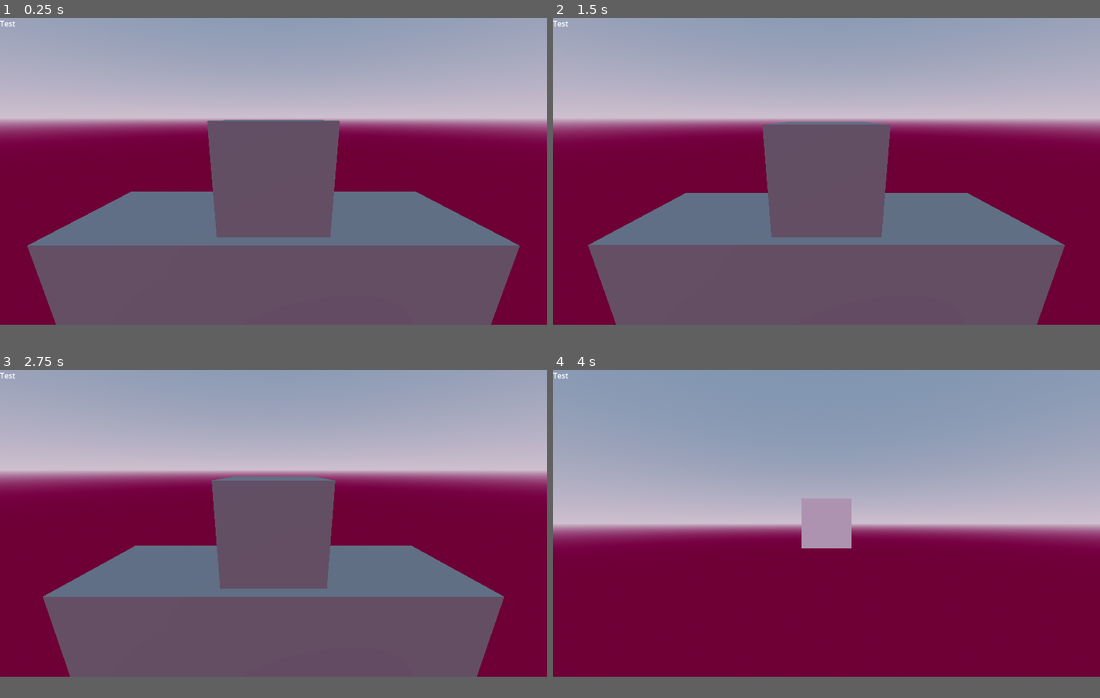
Above: before the commit, frames 1-4 (two rows, left to right).
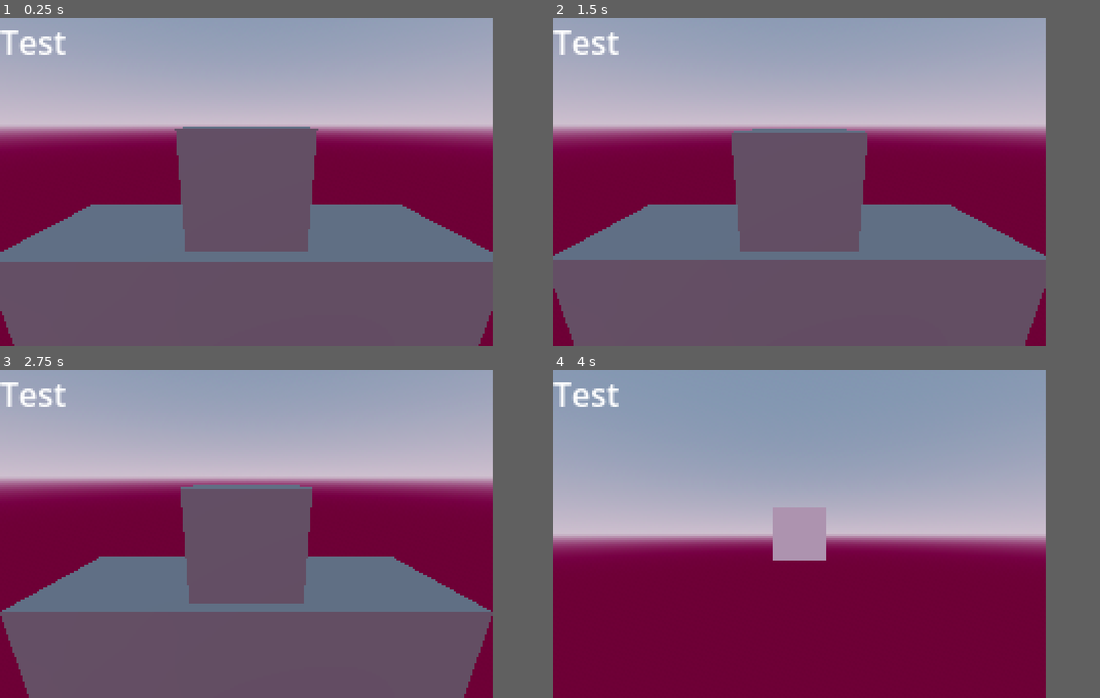
Above: after the commit, the same moments.

Repository: crayonmelon/BossFightGame
Game: Godot game, scene res://Scenes/test.tscn
Same seed, same stepped clock (60 frames per second), same inputs: the game is played once before the commit and once after it.
Inputs (mouse positions are in pixels of both pictures, inside the frame that each line leads up to):
- Up to frame 1 (0.25 s): no input
- Up to frame 2 (1.5 s): move the mouse to (946, 155) at 0.52 s; press the mouse at (946, 155) at 0.53 s; move the mouse to (717, 185) at 1.27 s; release the mouse at (717, 185) at 1.28 s; click (717, 185) at 1.35 s
- Up to frame 3 (2.75 s): move the mouse to (328, 455) at 2.02 s; press the mouse at (328, 455) at 2.03 s
- Up to frame 4 (4 s): move the mouse to (799, 583) at 2.77 s; release the mouse at (799, 583) at 2.78 s; click (799, 583) at 2.85 s; move the mouse to (990, 570) at 3.52 s; press the mouse at (990, 570) at 3.53 s
The window is 799x449 before the commit and 720x480 after it. Grey fills any space a smaller window leaves; there, only what the larger window draws over its background counts as a difference.

The runs differ from the first frame. In frame 1, 21% of the frame differs, in the area x 0-100%, y 0-100%; in frame 2, 21%; in frame 3, 21%; in frame 4, 13%.

Commit message:
transition effects added

Diff:
--- a/Scenes/GAMEMANAGER.tscn
+++ b/Scenes/GAMEMANAGER.tscn
@@ -19,20 +19,40 @@
 tonemap_mode = 2
 glow_enabled = true
 
-[sub_resource type="Animation" id="Animation_7hdhh"]
-resource_name = "TransistionEffect"
-length = 3.0
+[sub_resource type="Animation" id="Animation_yb5o8"]
+length = 0.001
 tracks/0/type = "value"
 tracks/0/imported = false
 tracks/0/enabled = true
-tracks/0/path = NodePath("MainArea:scale")
+tracks/0/path = NodePath("SubViewport:size")
 tracks/0/interp = 1
 tracks/0/loop_wrap = true
 tracks/0/keys = {
-"times": PackedFloat32Array(0, 0.2, 0.4, 0.6, 0.8, 1, 1.2, 1.4, 1.6, 1.8, 2, 2.2, 2.4, 2.6, 2.8, 3, 3.2, 3.4),
-"transitions": PackedFloat32Array(1, 1, 1, 1, 1, 1, 1, 1, 1, 1, 1, 1, 1, 1, 1, 1, 1, 1),
+"times": PackedFloat32Array(0),
+"transitions": PackedFloat32Array(1),
+"update": 1,
+"values": [Vector2i(240, 160)]
+}
+
+[sub_resource type="Animation" id="Animation_m304o"]
+resource_name = "transition_anim"
+tracks/0/type = "value"
+tracks/0/imported = false
+tracks/0/enabled = true
+tracks/0/path = NodePath("SubViewport:size")
+tracks/0/interp = 1
+tracks/0/loop_wrap = true
+tracks/0/keys = {
+"times": PackedFloat32Array(0.4, 0.5, 0.6),
+"transitions": PackedFloat32Array(1, 2, 1),
 "update": 0,
-"values": [Vector3(1, 1, 1), Vector3(1.1, 1.1, 1.1), Vector3(1, 1, 1), Vector3(1.1, 1.1, 1.1), Vector3(1, 1, 1), Vector3(1.1, 1.1, 1.1), Vector3(1, 1, 1), Vector3(1.1, 1.1, 1.1), Vector3(1, 1, 1), Vector3(1.1, 1.1, 1.1), Vector3(1, 1, 1), Vector3(1.1, 1.1, 1.1), Vector3(1, 1, 1), Vector3(1.1, 1.1, 1.1), Vector3(1, 1, 1), Vector3(1.1, 1.1, 1.1), Vector3(1, 1, 1), Vector3(1.1, 1.1, 1.1)]
+"values": [Vector2i(240, 160), Vector2i(6, 4), Vector2i(240, 160)]
+}
+
+[sub_resource type="AnimationLibrary" id="AnimationLibrary_t8a7j"]
+_data = {
+"RESET": SubResource("Animation_yb5o8"),
+"transition_anim": SubResource("Animation_m304o")
 }
 
 [sub_resource type="Animation" id="Animation_41c6y"]
@@ -48,6 +68,22 @@
 "transitions": PackedFloat32Array(1),
 "update": 0,
 "values": [Vector3(1, 1, 1)]
+}
+
+[sub_resource type="Animation" id="Animation_7hdhh"]
+resource_name = "TransistionEffect"
+length = 3.0
+tracks/0/type = "value"
+tracks/0/imported = false
+tracks/0/enabled = true
+tracks/0/path = NodePath("MainArea:scale")
+tracks/0/interp = 1
+tracks/0/loop_wrap = true
+tracks/0/keys = {
+"times": PackedFloat32Array(0, 0.2, 0.4, 0.6, 0.8, 1, 1.2, 1.4, 1.6, 1.8, 2, 2.2, 2.4, 2.6, 2.8, 3, 3.2, 3.4),
+"transitions": PackedFloat32Array(1, 1, 1, 1, 1, 1, 1, 1, 1, 1, 1, 1, 1, 1, 1, 1, 1, 1),
+"update": 0,
+"values": [Vector3(1, 1, 1), Vector3(1.1, 1.1, 1.1), Vector3(1, 1, 1), Vector3(1.1, 1.1, 1.1), Vector3(1, 1, 1), Vector3(1.1, 1.1, 1.1), Vector3(1, 1, 1), Vector3(1.1, 1.1, 1.1), Vector3(1, 1, 1), Vector3(1.1, 1.1, 1.1), Vector3(1, 1, 1), Vector3(1.1, 1.1, 1.1), Vector3(1, 1, 1), Vector3(1.1, 1.1, 1.1), Vector3(1, 1, 1), Vector3(1.1, 1.1, 1.1), Vector3(1, 1, 1), Vector3(1.1, 1.1, 1.1)]
 }
 
 [sub_resource type="AnimationLibrary" id="AnimationLibrary_h27nq"]
@@ -71,18 +107,45 @@
 
 [node name="LevelContainer" type="Node" parent="."]
 
+[node name="CanvasLayer" type="CanvasLayer" parent="."]
+
+[node name="RichTextLabel" type="RichTextLabel" parent="CanvasLayer"]
+offset_right = 40.0
+offset_bottom = 40.0
+text = "Test"
+
 [node name="LevelArea" type="Node3D" parent="."]
 
-[node name="Camera3D" type="Camera3D" parent="LevelArea"]
+[node name="MainCamera" type="Camera3D" parent="LevelArea"]
 transform = Transform3D(1, 0, 0, 0, 0.965926, 0.258819, 0, -0.258819, 0.965926, 0, 1.75983, 4.22526)
 current = true
 
-[node name="SubViewport" type="SubViewport" parent="LevelArea/Camera3D"]
+[node name="SubViewport" type="SubViewport" parent="LevelArea/MainCamera"]
 
-[node name="RichTextLabel" type="RichTextLabel" parent="LevelArea/Camera3D/SubViewport"]
-offset_right = 40.0
-offset_bottom = 40.0
-text = "TEst"
+[node name="transitionContainer" type="SubViewportContainer" parent="LevelArea"]
+visible = false
+anchors_preset = 15
+anchor_right = 1.0
+anchor_bottom = 1.0
+grow_horizontal = 2
+grow_vertical = 2
+
+[node name="SubViewport" type="SubViewport" parent="LevelArea/transitionContainer"]
+handle_input_locally = false
+snap_2d_transforms_to_pixel = true
+snap_2d_vertices_to_pixel = true
+size = Vector2i(240, 160)
+size_2d_override_stretch = true
+render_target_update_mode = 0
+
+[node name="TransitionCamera" type="Camera3D" parent="LevelArea/transitionContainer/SubViewport"]
+transform = Transform3D(1, 0, 0, 0, 1, 0, 0, 0, 1, 0, 1.75983, 4.22526)
+current = true
+
+[node name="TransisitonAnim" type="AnimationPlayer" parent="LevelArea/transitionContainer"]
+libraries = {
+"": SubResource("AnimationLibrary_t8a7j")
+}
 
 [node name="AnimationPlayer" type="AnimationPlayer" parent="LevelArea"]
 libraries = {
@@ -111,10 +174,3 @@
 [node name="TempDesk2" type="MeshInstance3D" parent="LevelArea/MainArea"]
 transform = Transform3D(1, 0, 0, 0, 1, 0, 0, 0, 1, 0, 0.730381, 0)
 mesh = SubResource("BoxMesh_fh1ro")
-
-[node name="CanvasLayer" type="CanvasLayer" parent="."]
-
-[node name="RichTextLabel" type="RichTextLabel" parent="CanvasLayer"]
-offset_right = 40.0
-offset_bottom = 40.0
-text = "Test"
--- a/Scenes/Level/level.tscn
+++ b/Scenes/Level/level.tscn
@@ -31,4 +31,3 @@
 
 [node name="Camera3D" type="Camera3D" parent="."]
 transform = Transform3D(1, 0, 0, 0, 1, 0, 0, 0, 1, 0, 0, 4.49858)
-current = true
--- a/Scripts/GameManager.gd
+++ b/Scripts/GameManager.gd
@@ -4,13 +4,24 @@
 @export var testing = true
 
 @export var lives = 4
+@export var points = 0
+
+
 @export var LEVELS: Array[Resource]
 
 @onready var level_container = $LevelContainer
 @onready var timer = $Timer
-var transition_time = 3
 
 @onready var animation_player = $LevelArea/AnimationPlayer
+
+#Camera Time
+@onready var main_camera = $LevelArea/MainCamera
+@onready var transition_camera = $LevelArea/transitionContainer/SubViewport/TransitionCamera
+@onready var transition_container = $LevelArea/transitionContainer
+
+var level_camera
+
+var transition_time = 3
 
 func _ready():
 	if !testing:
@@ -23,6 +34,10 @@
 
 	if level_container.get_child_count() > 0:
 		level_container.get_child(0).queue_free()
+		_camera_transition_effect(camera.MAIN)
+
+	else:
+		_change_camera(camera.MAIN)
 
 	animation_player.play("TransistionEffect")
 	await animation_player.animation_finished
@@ -34,14 +49,62 @@
 func _failed():
 
 	lives -= 1
-
 	_transisition()
-	pass
 
 func _success():
 
+	points += 1
 	_transisition()
-	pass
 
 func _next_level():
-	level_container.add_child(LEVELS[randi() % LEVELS.size()].instantiate())
+	var level = LEVELS[randi() % LEVELS.size()].instantiate()
+	level_camera = level.get_node("Camera3D")
+	level_container.add_child(level)
+	_camera_transition_effect(camera.LEVEL)
+
+
+#Param is the camera to transition to
+func _camera_transition_effect(camera_type):
+
+	transition_camera.global_position = main_camera.global_position if(camera_type == camera.LEVEL) else level_camera.global_position
+	transition_camera.global_rotation = main_camera.global_rotation if(camera_type == camera.LEVEL) else level_camera.global_rotation
+
+	var tween_pos = create_tween()
+	var tween_rot = create_tween()
+
+	var to_pos = level_camera.global_position if(camera_type == camera.LEVEL) else main_camera.global_position
+	var to_rot = level_camera.global_rotation if(camera_type == camera.LEVEL) else main_camera.global_rotation
+
+	tween_pos.tween_property(transition_camera,"position", to_pos, 1).set_trans(Tween.TRANS_ELASTIC)
+	tween_rot.tween_property(transition_camera,"rotation", to_rot, 1).set_trans(Tween.TRANS_ELASTIC)
+	transition_container.visible = true
+	$LevelArea/transitionContainer/TransisitonAnim.play("transition_anim")
+
+	_change_camera(camera.TRANS)
+	await tween_pos.finished
+
+	_change_camera(camera.LEVEL if(camera_type == camera.LEVEL) else camera.MAIN )
+
+	transition_container.visible = false
+
+# Camera syntax Sugar
+enum camera {MAIN, LEVEL, TRANS}
+
+func _change_camera(camera_type):
+
+	main_camera.current = false
+	if level_camera != null:
+		level_camera.current = false
+	transition_camera.current = false
+
+	if camera_type == camera.MAIN:
+		main_camera.current = true
+
+	elif  camera_type == camera.LEVEL:
+		level_camera.current = true
+
+	elif camera_type == camera.TRANS:
+		transition_camera.current = true
+	else:
+		print("SOMETHING HAS FUCKED UP WITH THE CAMERAS")
+		main_camera.current = true
--- a/Scripts/LevelLogic.gd
+++ b/Scripts/LevelLogic.gd
@@ -5,10 +5,14 @@
 @onready var gameManager = get_node("/root/Gamemanager")
 @onready var timer = Timer.new()
 
+enum STATE {OPENING ,PLAYING, FAILED, WON}
+var current_state = STATE.OPENING
+
 var level_time = 3
 
 func _ready():
 
+	current_state = STATE.PLAYING
 	timer.timeout.connect(_lose)
 	timer.wait_time = level_time
 	timer.one_shot = true
@@ -19,10 +23,15 @@
 	pass
 
 func _win():
-	gameManager._success()
-	pass
+
+	if current_state == STATE.PLAYING:
+
+		current_state = STATE.WON
+		gameManager._success()
 
 func _lose():
 
-	gameManager._failed()
-	pass
+	if current_state == STATE.PLAYING:
+
+		current_state = STATE.FAILED
+		gameManager._failed()
--- a/project.godot
+++ b/project.godot
@@ -19,6 +19,14 @@
 
 Gamemanager="*res://Scenes/GAMEMANAGER.tscn"
 
+[display]
+
+window/size/viewport_width=240
+window/size/viewport_height=160
+window/size/initial_position=Vector2i(720, 480)
+window/size/initial_screen=1
+window/stretch/mode="viewport"
+
 [input]
 
 interact={
Not shown: 1 places in Scenes/GAMEMANAGER.tscn that only renumber resources
